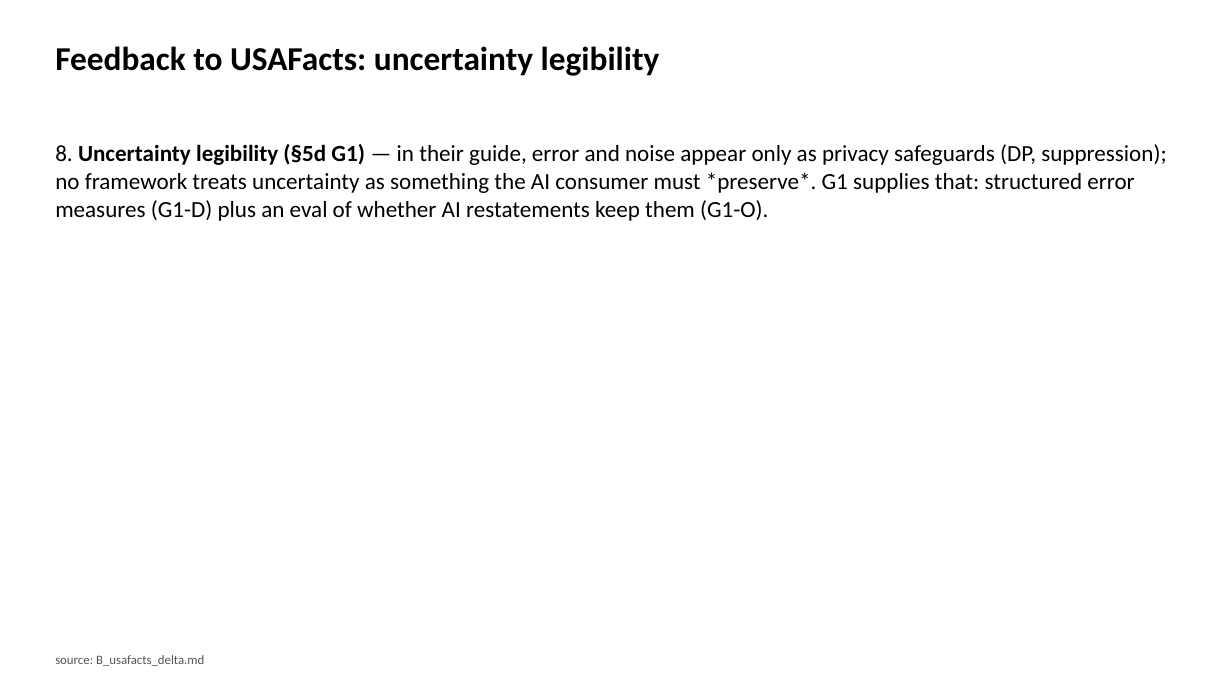
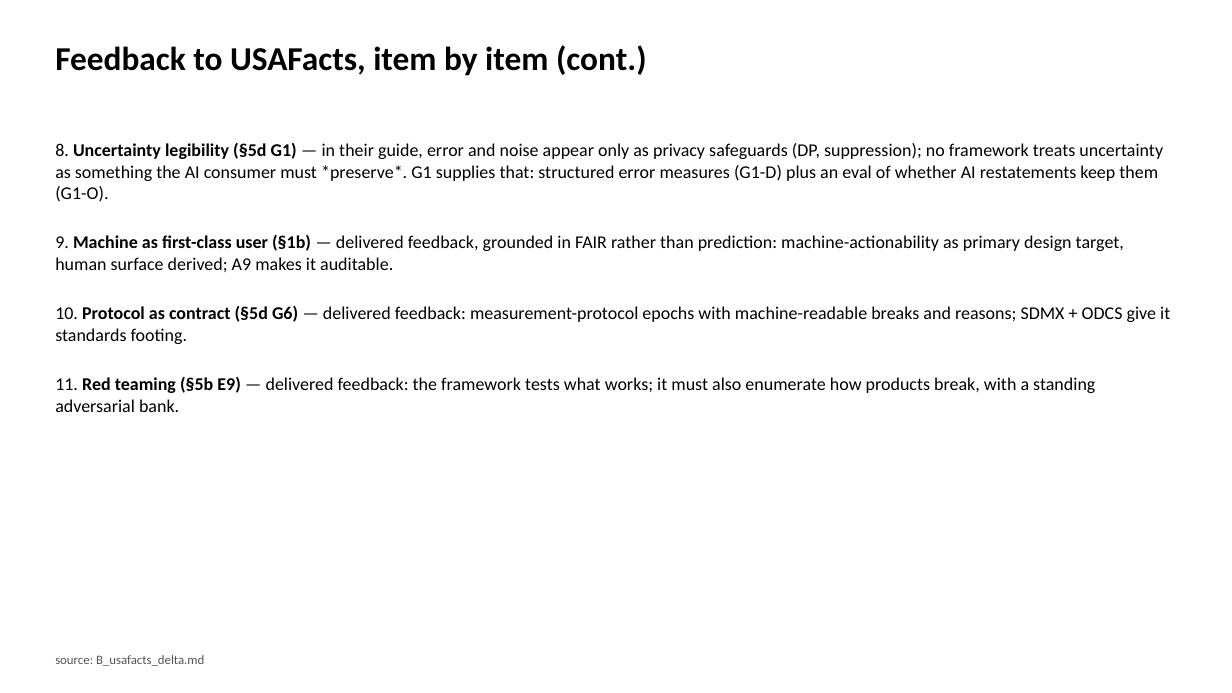
Before and after one commit to brockwebb/ai-readiness-kg, a slide deck: slide 10 of docs/deck/brief_deck.pptx (slide 16 before the commit). Drawn at 1232x693 pixels with LibreOffice and Linux fonts; fonts in the diff are those of the drawing. Boxes give left, top, right and bottom in pixels: in the first picture for what was removed or moved away, otherwise in the second. Text is boxed around its words. In the diff, an @@ line names an element or a change of style, - is before the commit and + after.

```diff
--- a/docs/deck/brief_deck.pptx
+++ b/docs/deck/brief_deck.pptx
@@ text at <box>55,45,647,76</box>: text changed @@
-Feedback to USAFacts: uncertainty legibility
+Feedback to USAFacts, item by item (cont.)
@@ text at <box>55,143,1163,202</box>: size 18 to 14 pt in "8. Uncertainty legibility (§5d G1) — in ..." @@
@@ text at <box>55,235,1170,412</box>: paragraphs added @@
+9. Machine as first-class user (§1b) — delivered feedback, grounded in FAIR rather than prediction: machine-actionability as primary design target, human surface derived; A9 makes it auditable.
+10. Protocol as contract (§5d G6) — delivered feedback: measurement-protocol epochs with machine-readable breaks and reasons; SDMX + ODCS give it standards footing.
+11. Red teaming (§5b E9) — delivered feedback: the framework tests what works; it must also enumerate how products break, with a standing adversarial bank.
```
Also in this commit, not shown: 6 other slides changed, 1 slide added, 227 slides removed, 8 other files.
